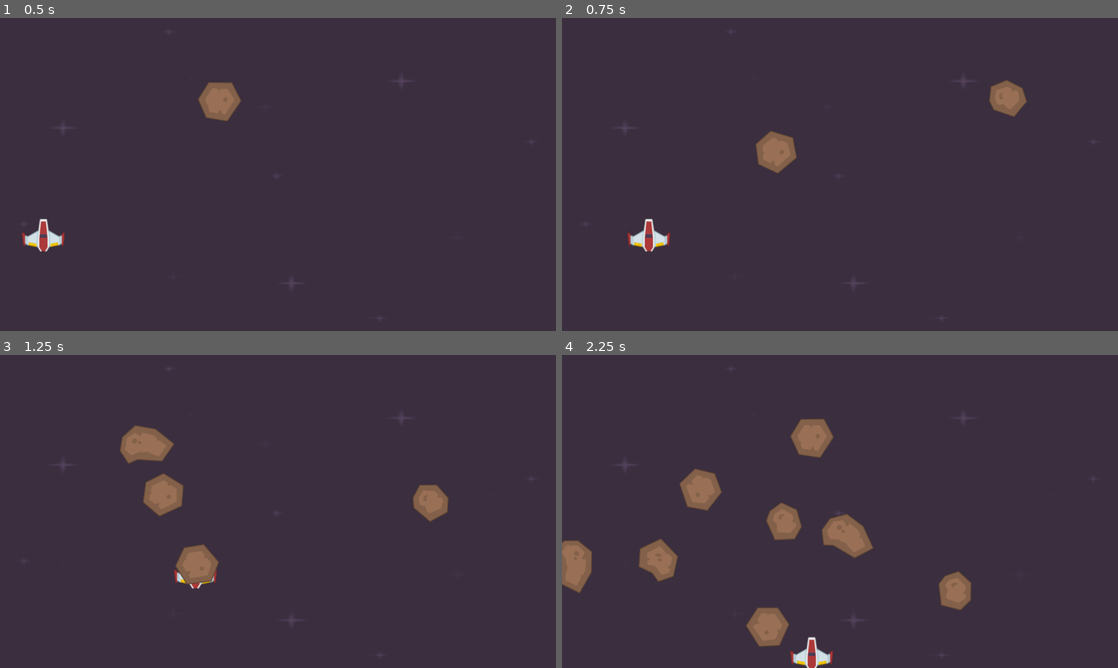
Above: before the commit, frames 1-4 (two rows, left to right).
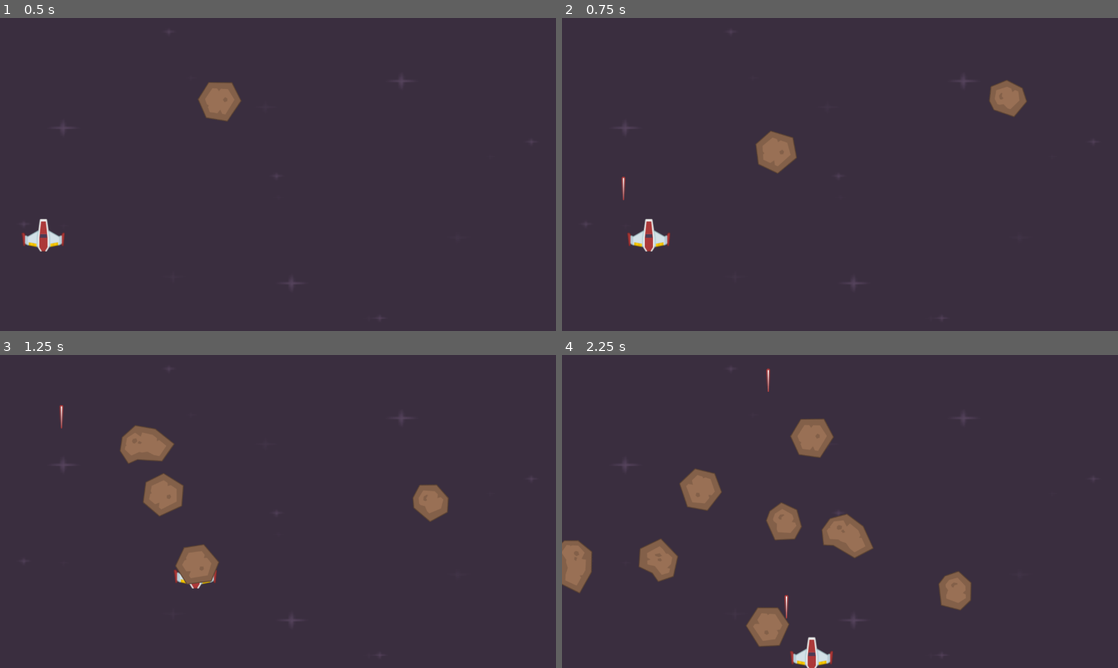
Above: after the commit, the same moments.

Repository: Kolamin/Space-shooter
Game: Godot game, scene res://scenes/level.tscn
The game is run twice, just before and just after one commit, with the same random seed, the same clock (stepped at 60 frames per second) and the same inputs.
Inputs:
- Up to frame 1 (0.5 s): no input
- Up to frame 2 (0.75 s): hold Right (right) from 0.53 s (still down); tap Space (shoot, bound only after the commit) at 0.6 s
- Up to frame 3 (1.25 s): keep holding Right (right)
- Up to frame 4 (2.25 s): release Right (right) at 1.28 s; hold Down (down) 1.28-2.03 s; tap Space (shoot, bound only after the commit) at 1.35, 2.1 s; hold Right (right) from 2.03 s (still down)

Frame 1 is identical in both runs. In frame 2, less than 0.1% of the frame differs, in the area x 10-12%, y 50-59%; in frame 3, less than 0.1%; in frame 4, less than 0.1%, in the area x 36-41%, y 4-85%.

Commit message:
add signals course 5

Diff:
--- a/project.godot
+++ b/project.godot
@@ -42,6 +42,12 @@
 "events": [Object(InputEventKey,"resource_local_to_scene":false,"resource_name":"","device":-1,"window_id":0,"alt_press …(195 unchanged characters)…
 ]
 }
+shoot={
+"deadzone": 0.2,
+"events": [Object(InputEventKey,"resource_local_to_scene":false,"resource_name":"","device":-1,"window_id":0,"alt_pressed":false,"shift_pressed":false,"ctrl_pressed":false,"meta_pressed":false,"pressed":false,"keycode":0,"physical_keycode":32,"key_label":0,"unicode":32,"location":0,"echo":false,"script":null)
+, Object(InputEventKey,"resource_local_to_scene":false,"resource_name":"","device":-1,"window_id":0,"alt_pressed":false,"shift_pressed":false,"ctrl_pressed":false,"meta_pressed":false,"pressed":false,"keycode":0,"physical_keycode":4194326,"key_label":0,"unicode":0,"location":0,"echo":false,"script":null)
+]
+}
 
 [layer_names]
 
--- /dev/null
+++ b/scenes/laser.gd
@@ -0,0 +1,6 @@
+extends Area2D
+
+@export var speed = 500
+
+func _process(delta):
+	position.y -= speed * delta
--- a/scenes/laser.tscn
+++ b/scenes/laser.tscn
@@ -1,5 +1,6 @@
-[gd_scene load_steps=3 format=3 uid="uid://bba7k2kgl8hyn"]
+[gd_scene load_steps=4 format=3 uid="uid://bba7k2kgl8hyn"]
 
+[ext_resource type="Script" uid="uid://t5elqg6it6h8" path="res://scenes/laser.gd" id="1_a7dhc"]
 [ext_resource type="Texture2D" uid="uid://c2pq81ojvvbjx" path="res://graphics/Lasers/laserRed01.png" id="1_xmihv"]
 
 [sub_resource type="CapsuleShape2D" id="CapsuleShape2D_a7dhc"]
@@ -9,6 +10,7 @@
 [node name="Laser" type="Area2D"]
 collision_layer = 8
 collision_mask = 2
+script = ExtResource("1_a7dhc")
 
 [node name="Sprite2D" type="Sprite2D" parent="."]
 texture = ExtResource("1_xmihv")
--- a/scenes/level.gd
+++ b/scenes/level.gd
@@ -1,7 +1,14 @@
 extends Node2D
 
 var meteor_scene: PackedScene = load("res://scenes/meteor.tscn")
+var laser_scene: PackedScene = load("res://scenes/laser.tscn")
 
 func _on_meteor_timer_timeout():
 	var meteor = meteor_scene.instantiate()
 	$Meteors.add_child(meteor)
+
+
+func _on_player_laser(pos):
+	var laser = laser_scene.instantiate()
+	$Lasers.add_child(laser)
+	laser.position = pos
--- a/scenes/level.tscn
+++ b/scenes/level.tscn
@@ -64,4 +64,7 @@
 
 [node name="Meteors" type="Node2D" parent="."]
 
+[node name="Lasers" type="Node2D" parent="."]
+
+[connection signal="laser" from="Player" to="." method="_on_player_laser"]
 [connection signal="timeout" from="MeteorTimer" to="." method="_on_meteor_timer_timeout"]
--- a/scenes/meteor.gd
+++ b/scenes/meteor.gd
@@ -24,5 +24,5 @@
 	position += Vector2(direction_x, 1.0) * speed * delta
 	rotation_degrees += rotation_speed * delta
 
-func _on_body_entered(body: Node2D) -> void:
+func _on_body_entered(_body: Node2D) -> void:
 	print('body entered')
--- a/scenes/player.gd
+++ b/scenes/player.gd
@@ -1,13 +1,26 @@
 extends CharacterBody2D
 
 @export var speed := 500
+var can_shoot: bool = true
+
+signal laser(pos)
+
 # Called when the node enters the scene tree for the first time.
 func _ready():
 	position = Vector2(100, 500)
 
 
 # Called every frame. 'delta' is the elapsed time since the previous frame.
-func _process(delta):
+func _process(_delta):
 	var direction = Input.get_vector("left", "right", "up", "down")
 	velocity = direction * speed
 	move_and_slide()
+
+	if Input.is_action_just_pressed("shoot") and can_shoot:
+		laser.emit($LasetStartPos.global_position)
+		can_shoot = false
+		$LaserTimer.start()
+
+
+func _on_laser_timer_timeout():
+	can_shoot = true
--- a/scenes/player.tscn
+++ b/scenes/player.tscn
@@ -12,3 +12,12 @@
 
 [node name="CollisionPolygon2D" type="CollisionPolygon2D" parent="."]
 polygon = PackedVector2Array(-8, -38, 7, -38, 12, -13, 35, 1, 47, -5, 46, 25, 16, 26, 8, 38, -8, 38, -15, 27, -45, 23, -48, -5, -38, 1, -11, -13)
+
+[node name="LasetStartPos" type="Marker2D" parent="."]
+position = Vector2(0, -50)
+
+[node name="LaserTimer" type="Timer" parent="."]
+wait_time = 0.5
+one_shot = true
+
+[connection signal="timeout" from="LaserTimer" to="." method="_on_laser_timer_timeout"]
Not shown, added: scenes/laser.gd.uid
